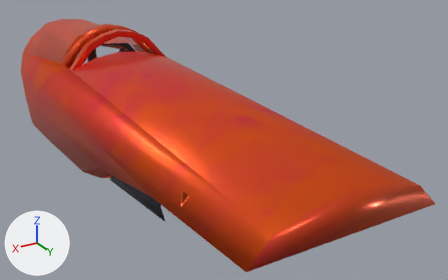
An edit to the FBX model Assets/Art/Pods/Meshes/pod_front.fbx, drawn before and after from the same camera.
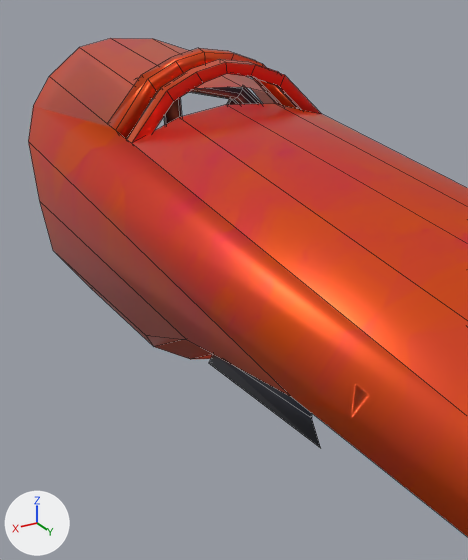
There are two pictures of each version: one whole from a camera (50 mm lens) standing at (5.969, 2.491, -1.161) and looking at (4.516, 0.069, -2.372), one close up on the part from 1% to 53% of the width and 0% to 99% of the height. Every picture has the same lights, and +X, +Y and +Z are marked at lower left. The close-ups show mesh edges as thin lines. Where no turn or scale is listed for an object, it has been applied to the vertices.
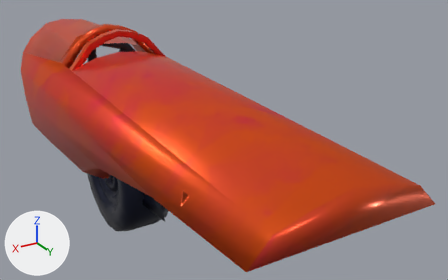
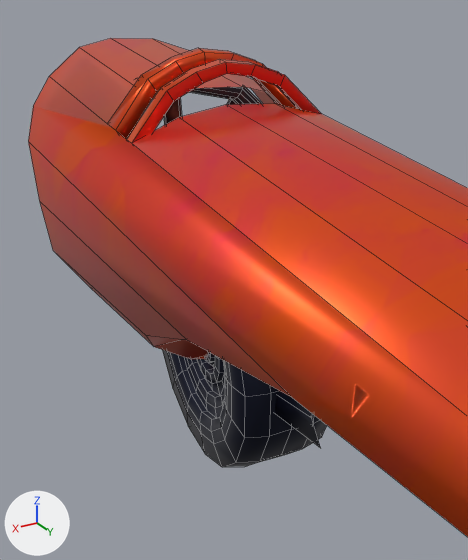
Where the newer file only moved an object's origin or applied its transform, the numbers keep the older frame.

Boxes [x1, y1, x2, y2] around the edits, measured in the close-ups (468 x 560 px):
'Cylinder.001', added
    after: [162, 350, 327, 467]

What changed in the scene script:
```text
Add me_cylinder_002:
    me_cylinder_002.from_pydata(...)  # 530 vertices, 544 faces; spans x -0.135..0.135, y -0.363..0.358, z -0.36..0.361
    me_cylinder_002.materials.append(mat_preto)
Add ob_cylinder_001:
    ob_cylinder_001 = bpy.data.objects.new('Cylinder.001', me_cylinder_002)
    ob_cylinder_001.location = (4.822, -0.5, -2.675)
```
